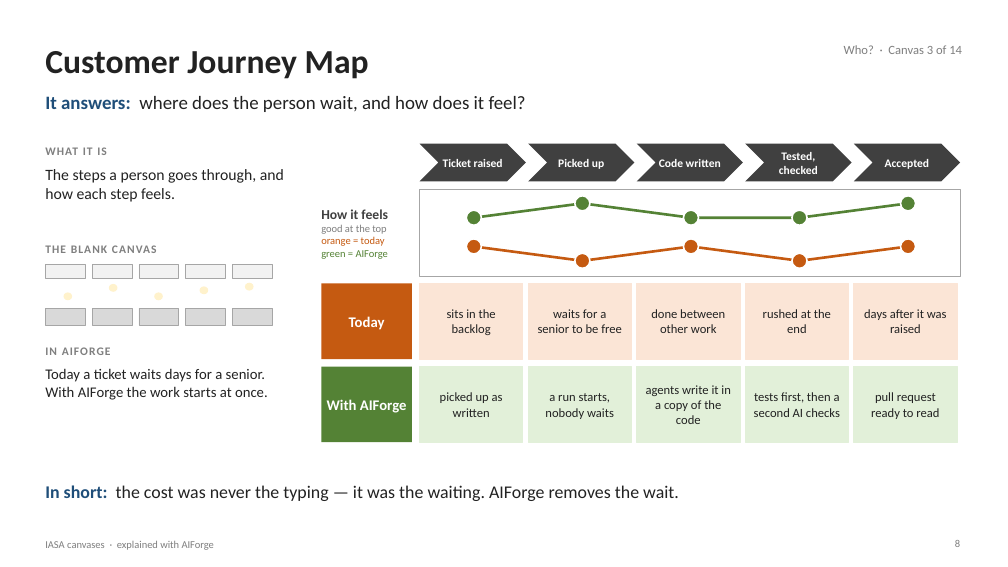
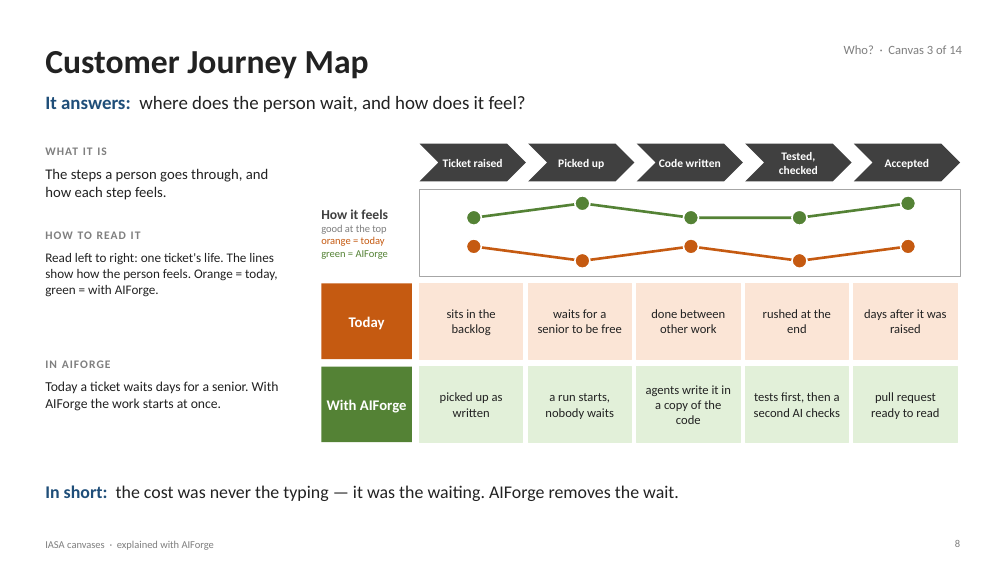
Before and after one commit to Manikanta-Reddy-Pasala/tools, a slide deck: slide 8 of course/iasa-aiforge/IASA-Canvases-with-AIForge.pptx. Drawn at 1008x567 pixels with LibreOffice and Linux fonts; fonts in the diff are those of the drawing. Boxes give left, top, right and bottom in pixels: in the first picture for what was removed or moved away, otherwise in the second. Text is boxed around its words. In the diff, an @@ line names an element or a change of style, - is before the commit and + after.

```diff
--- a/course/iasa-aiforge/IASA-Canvases-with-AIForge.pptx
+++ b/course/iasa-aiforge/IASA-Canvases-with-AIForge.pptx
@@ text "The steps a person goes ..." at (x1=45, y1=168, x2=268, y2=200): size 15 to 14 pt @@
@@ text added at (x1=45, y1=231, x2=141, y2=239), 11 pt, text #7F7F7F, bold @@
+HOW TO READ IT
@@ text removed at (x1=45, y1=245, x2=157, y2=253) @@
-THE BLANK CANVAS
@@ rectangle removed at (x1=45, y1=265, x2=85, y2=278) @@
@@ text added at (x1=45, y1=253, x2=277, y2=297), 12.5 pt, text #222222 @@
+Read left to right: one ticket's life. The lines show how the person feels. Orange = today, green = with AIForge.
@@ rectangle removed at (x1=92, y1=265, x2=132, y2=278) @@
@@ rectangle removed at (x1=139, y1=265, x2=179, y2=278) @@
@@ rectangle removed at (x1=185, y1=265, x2=225, y2=278) @@
@@ rectangle removed at (x1=232, y1=265, x2=272, y2=278) @@
@@ ellipse removed at (x1=64, y1=293, x2=72, y2=300) @@
@@ ellipse removed at (x1=109, y1=284, x2=117, y2=292) @@
@@ ellipse removed at (x1=154, y1=293, x2=163, y2=300) @@
@@ ellipse removed at (x1=200, y1=287, x2=208, y2=294) @@
@@ ellipse removed at (x1=245, y1=283, x2=253, y2=290) @@
@@ rectangle removed at (x1=45, y1=309, x2=85, y2=325) @@
@@ rectangle removed at (x1=92, y1=309, x2=132, y2=325) @@
@@ rectangle removed at (x1=139, y1=309, x2=179, y2=325) @@
@@ rectangle removed at (x1=185, y1=309, x2=225, y2=325) @@
@@ rectangle removed at (x1=232, y1=309, x2=272, y2=325) @@
@@ text "IN AIFORGE" moved from (x1=45, y1=347, x2=111, y2=355) to (x1=45, y1=360, x2=111, y2=368) @@
@@ text "Today a ticket waits days ..." moved from (x1=45, y1=369, x2=268, y2=400) to (x1=45, y1=381, x2=279, y2=411) @@
@@ text "Today a ticket waits days ..." at (x1=45, y1=381, x2=279, y2=411): size 14 to 13 pt @@
```
Also in this commit, not shown: 14 other slides changed, 2 other files.
